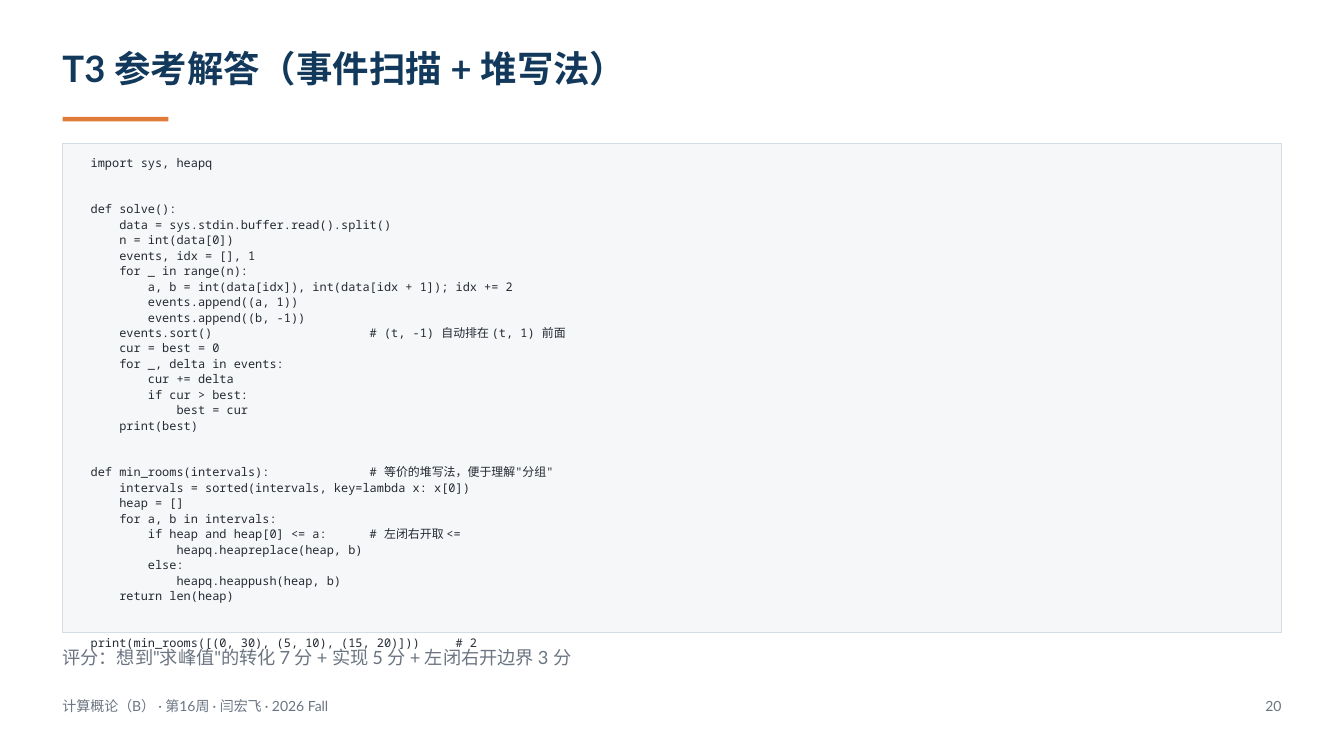
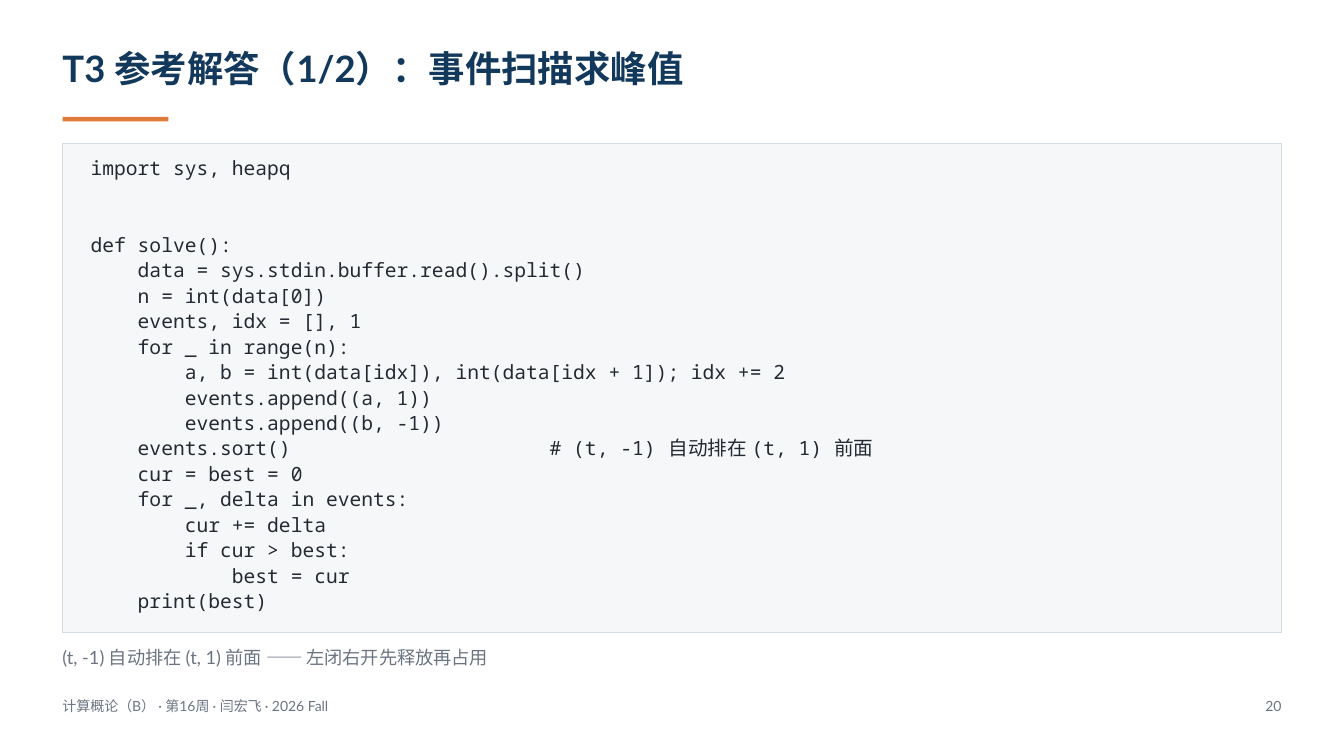
Before and after one commit to GMyhf/2026fall-cs101, a slide deck: slide 20 of courseware/202612_ADS_W16_Review_Final_Machine_Exam.pptx. Drawn at 1344x756 pixels with LibreOffice and Linux fonts; fonts in the diff are those of the drawing. Boxes give left, top, right and bottom in pixels: in the first picture for what was removed or moved away, otherwise in the second. Text is boxed around its words. In the diff, an @@ line names an element or a change of style, - is before the commit and + after.

```diff
--- a/courseware/202612_ADS_W16_Review_Final_Machine_Exam.pptx
+++ b/courseware/202612_ADS_W16_Review_Final_Machine_Exam.pptx
@@ text at (x1=62, y1=51, x2=683, y2=86): text changed @@
-T3 参考解答（事件扫描 + 堆写法）
+T3 参考解答（1/2）：事件扫描求峰值
@@ text "import sys, heapq" at (x1=91, y1=160, x2=873, y2=613): size 8.5 to 14 pt; line spacing 11.1pt to 18.2pt @@
@@ text at (x1=91, y1=466, x2=553, y2=603): paragraphs removed @@
-def min_rooms(intervals): # 等价的堆写法，便于理解"分组"
-intervals = sorted(intervals, key=lambda x: x[0])
-heap = []
-for a, b in intervals:
-if heap and heap[0] <= a: # 左闭右开取 <=
-heapq.heapreplace(heap, b)
-else:
-heapq.heappush(heap, b)
-return len(heap)
-print(min_rooms([(0, 30), (5, 10), (15, 20)])) # 2
@@ text at (x1=62, y1=648, x2=488, y2=667): text changed @@
-评分：想到"求峰值"的转化 7 分 + 实现 5 分 + 左闭右开边界 3 分
+(t, -1) 自动排在 (t, 1) 前面 —— 左闭右开先释放再占用
```
Also in this commit, not shown: 15 other slides changed, 3 slides added, 23 other files.
